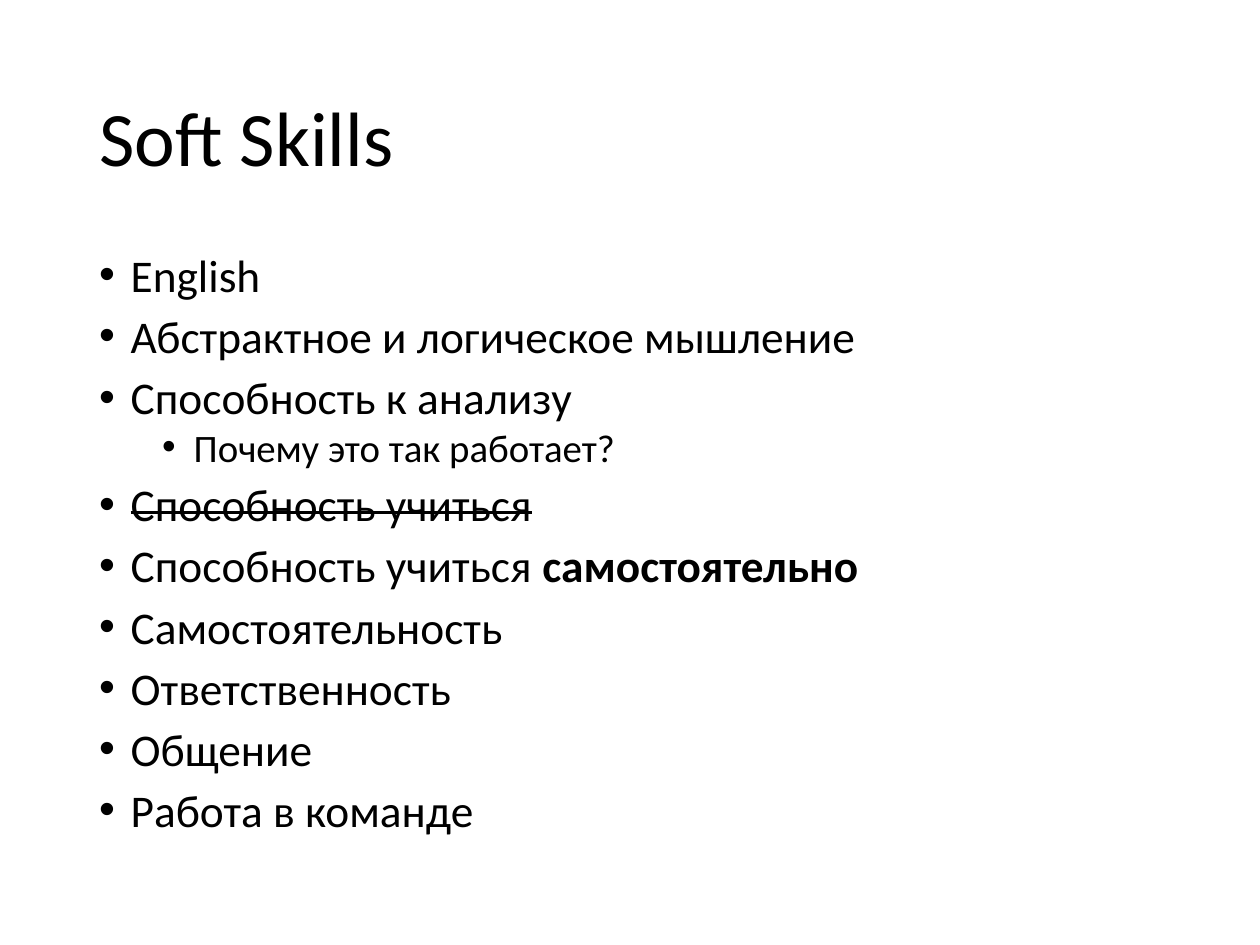
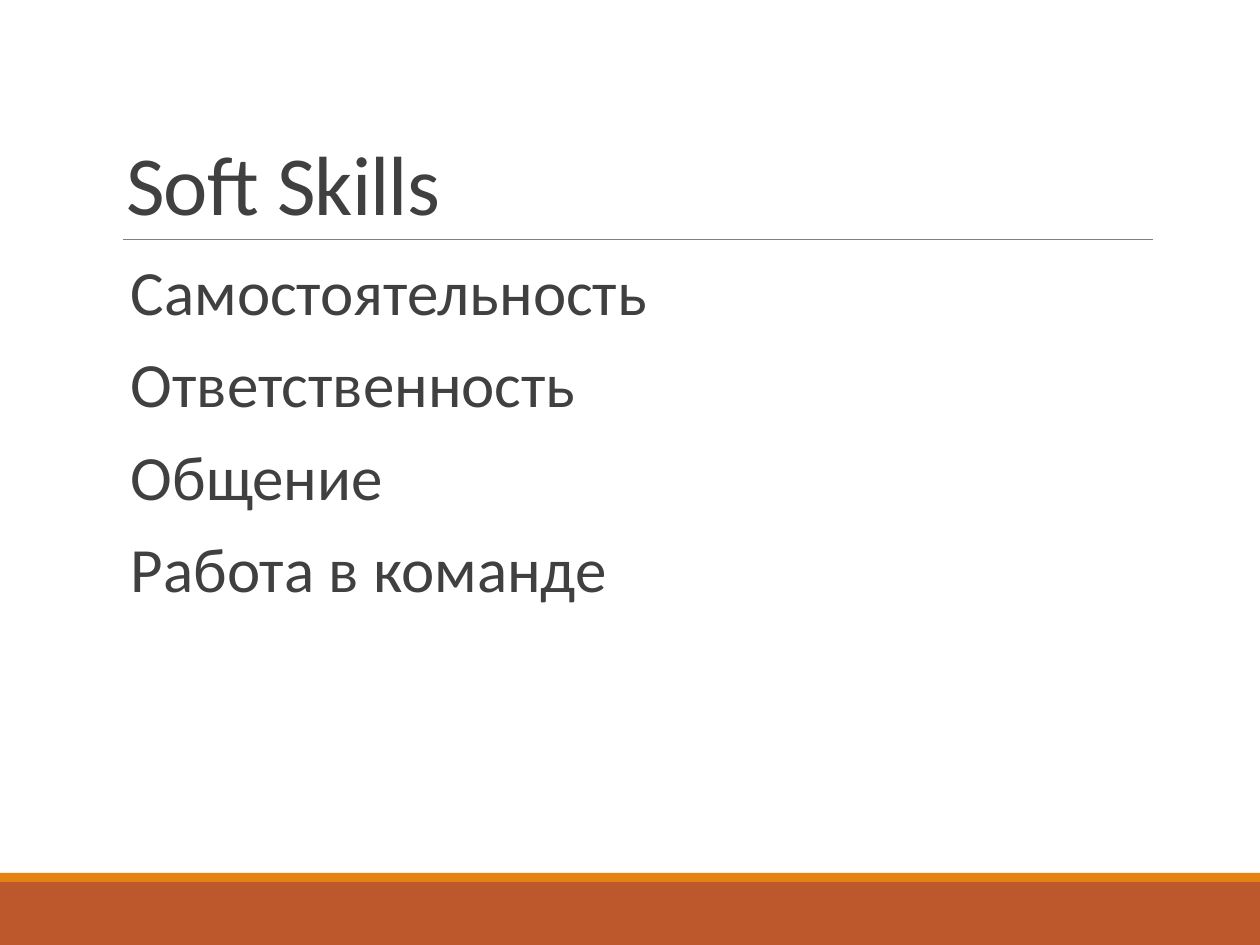
Before and after one commit to vitali-kviatkouski/personal, a slide deck: slide 23 of epamkids/EPAMKids.pptx (slide 25 before the commit). Drawn at 1260x945 pixels with LibreOffice and Linux fonts; fonts in the diff are those of the drawing. Boxes give left, top, right and bottom in pixels: in the first picture for what was removed or moved away, otherwise in the second. Text is boxed around its words. In the diff, an @@ line names an element or a change of style, - is before the commit and + after.

```diff
--- a/epamkids/EPAMKids.pptx
+++ b/epamkids/EPAMKids.pptx
@@ title "Soft Skills": place and size @@
-title "Soft Skills" at (99, 112, 393, 167)
+title "Soft Skills" at (126, 156, 440, 216)
@@ title "Soft Skills" at (126, 156, 440, 216): size 44 to 48 pt, text colour #000000 to #404040, letter spacing 0 to -0.5 pt; line spacing 0.9 to 0.85; vertical alignment middle to bottom @@
@@ line added from (123, 239) to (1153, 239), #808080 0.5 pt @@
@@ text "Самостоятельность": place and size @@
-text "Самостоятельность" at (131, 260, 858, 835)
+text "Самостоятельность" at (131, 274, 647, 603)
@@ text "Самостоятельность" at (131, 274, 647, 603): size 25.9 to 36 pt, text colour #000000 to #404040; bullet • to  ; line spacing 0.8 to 0.9; more space between paragraphs @@
@@ text at (131, 260, 858, 590): paragraphs removed @@
-• English
-• Абстрактное и логическое мышление
-• Способность к анализу
-  • Почему это так работает?
-• Способность учиться
-• Способность учиться самостоятельно
@@ rectangle added at (0, 882, 1260, 945), fill #BD582C @@
@@ rectangle added at (0, 873, 1260, 882), fill #E48312 @@
```
Also in this commit, not shown: 20 other slides changed, 5 slides added, 7 slides removed, 1 other file.
